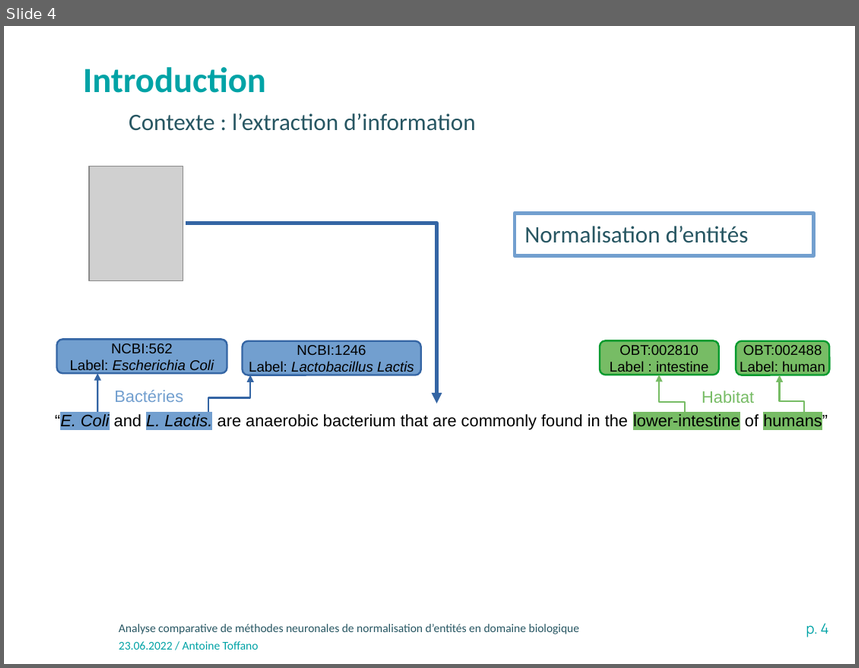
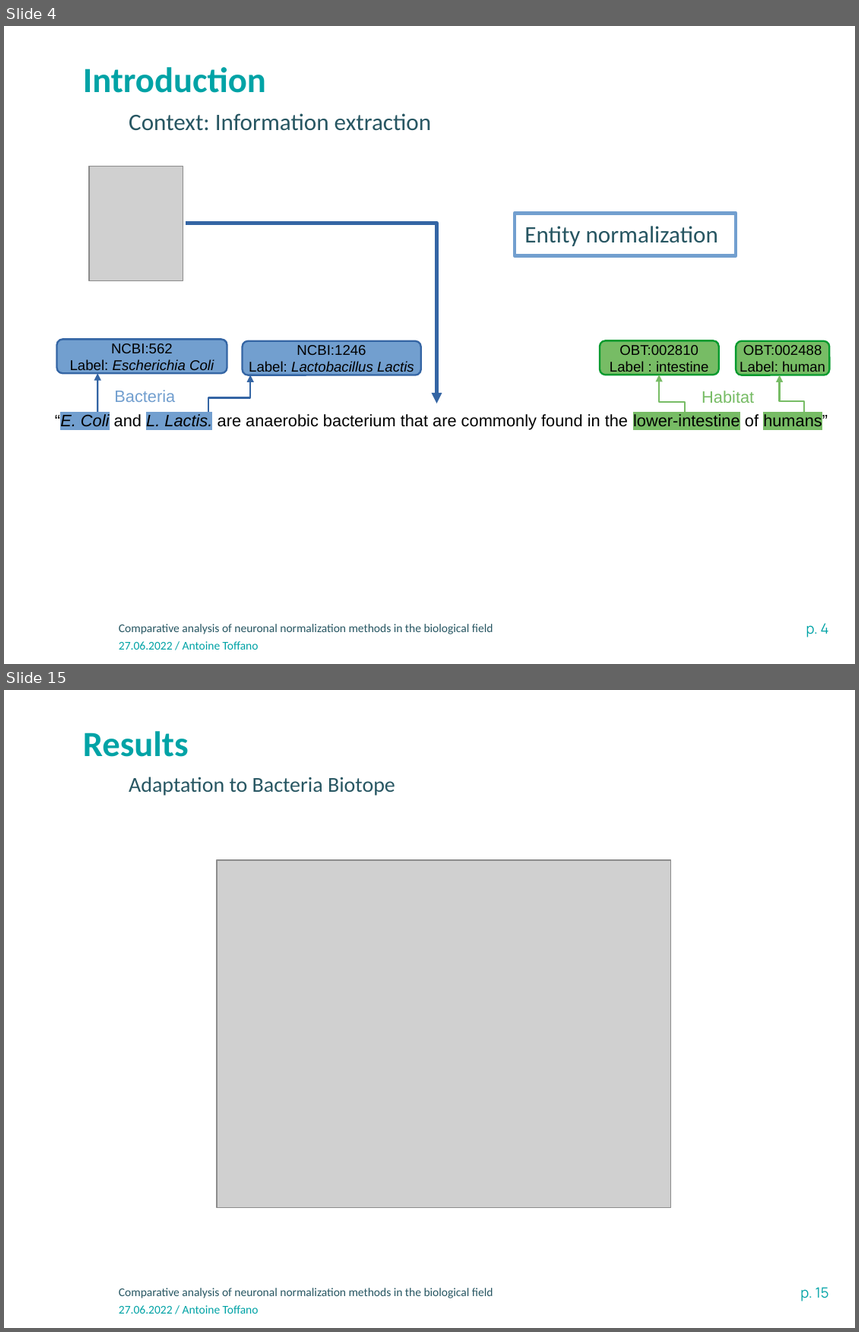
Before and after one commit to atoffano/entity-norm, a slide deck: Presentation-INRAE-format classique.odp. Shown one above the other, each under a label of ours: slide 4 before the commit, slides 4 and 15 after it; the slides between them are not shown. The pictures are 859x668 and 859x1332 pixels, drawn with LibreOffice and Linux fonts; fonts in the diff are those of the drawing; grey boxes stand for pictures; background and template pictures are left out. Boxes give left, top, right and bottom in pixels: in the first picture for what was removed or moved away, otherwise in the second. Text is boxed around its words. In the diff, an @@ line names an element or a change of style, - is before the commit and + after.

```diff
--- a/Presentation-INRAE-format classique.odp
+++ b/Presentation-INRAE-format classique.odp
@@ slide 15 added at (4, 690, 855, 1328), background #FFFFFF; not listed: 3 template elements that a slide beside it also shows @@
@@ text added at (83, 731, 189, 757), 30 pt, text #00A3A6, bold @@
+Results
@@ text added at (129, 777, 395, 796), 18 pt, text #275662 @@
+Adaptation to Bacteria Biotope
@@ picture added at (217, 860, 671, 1208) @@
@@ slide 4 changed as well @@
@@ text at (129, 113, 431, 131): text changed @@
-Contexte : l’extraction d’information
+Context: Information extraction
@@ rectangle removed at (515, 213, 814, 256) @@
-Normalisation d’entités
@@ rectangle added at (515, 213, 736, 256), outline #729FCF 3 pt, 20 pt, text #275662 @@
+Entity normalization
@@ text at (114, 390, 175, 402): text changed @@
-Bactéries
+Bacteria
@@ text at (119, 624, 493, 635): text changed @@
-Analyse comparative de méthodes neuronales de normalisation d’entités en domaine biologique
+Comparative analysis of neuronal normalization methods in the biological field
@@ text at (119, 642, 259, 650): text changed @@
-23.06.2022 / Antoine Toffano
+27.06.2022 / Antoine Toffano
```
Also in this commit, not shown: 2 other slides changed, 13 other slides added, 13 slides removed, 2 other files.
